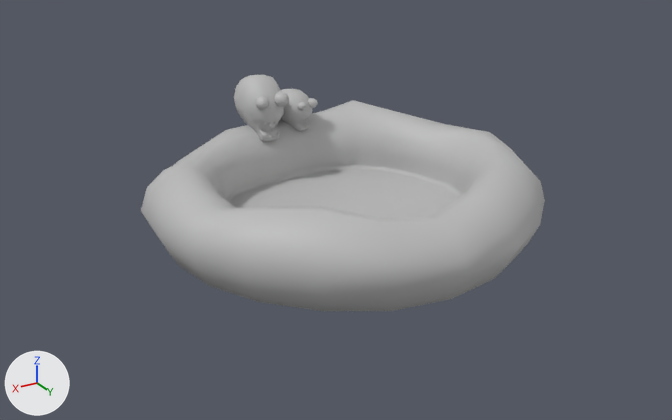
Before and after pictures for a commit that changed the FBX model Murder Crow/Assets/Meshes/SM_Crownest.fbx.
Both versions are drawn from a 50 mm camera at (1.388, 2.21, 1.194) aimed at (0.069, 0.013, 0.095). Lighting does not change. The marker at lower left points along +X, +Y and +Z.

Names of what the first picture shows: 'SM_Crownest'.
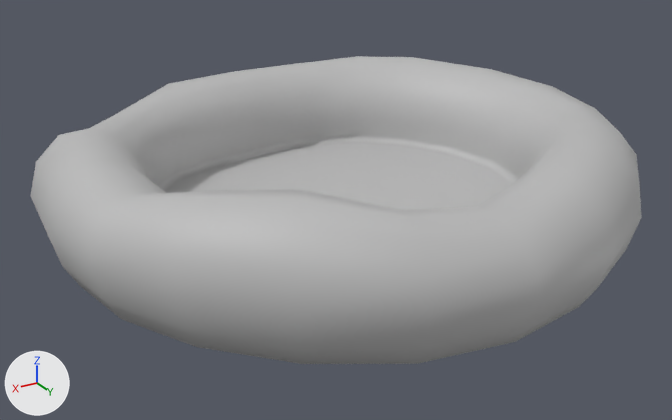
The change in detail:
me_mesh is used by ob_sm_crownest; location (0.0, 0.0, 0.0); rotation (1.571, 0.0, 0.0), in degrees (90, 0, 0); scale (0.01, 0.01, 0.01).
me_mesh had 1000 vertices, 1059 faces and spanned x -61.0..61.0, y 0.1..40.4, z -58.2..58.2.
me_mesh now has 260 vertices, 259 faces and spans x -59.6..60.0, y 0.1..26.2, z -56.9..57.0.
me_mesh part 1: 18 loose pieces with 740 vertices, spanning x -9.9..16.2, y 20.4..40.4, z 33.2..53.7, are deleted.
Part 2, on me_mesh:
100 vertices move from x -61.0..61.0, y 0.1..27.4, z -58.2..58.2 to x -59.6..60.0, y 0.1..26.2, z -56.9..57.0.
Object 'SM_Crownest' (ob_sm_crownest) is rescaled from (0.01, 0.01, 0.01) to (0.015, 0.015, 0.015).

What differs and where, as boxes [x1, y1, x2, y2] in the pictures (672 x 420 px; the box of a moved part takes in the faces that stretch with it):
'SM_Crownest', reshaped, rescaled (51% wider, 30% taller)
    before: [141, 75, 545, 311]
    after: [31, 56, 642, 364]
part 1 of me_mesh, deleted
    before: [234, 75, 318, 142]
part 2 of me_mesh, moved or reshaped
    before: [141, 100, 545, 301]
    after: [31, 56, 642, 349]
